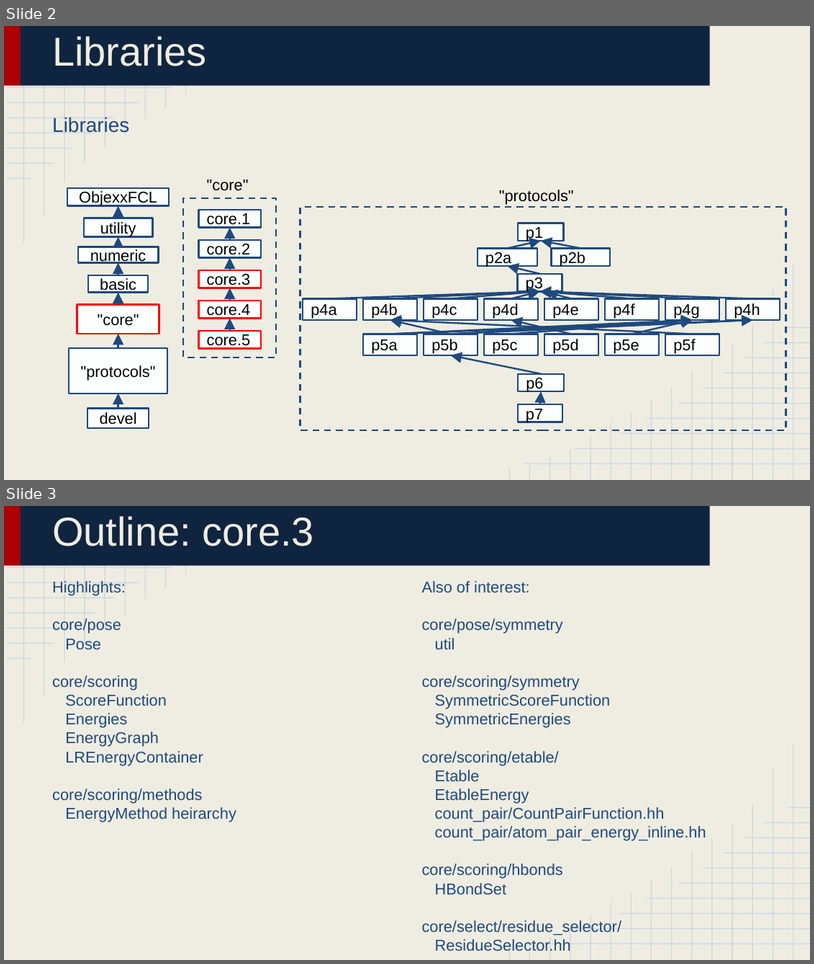
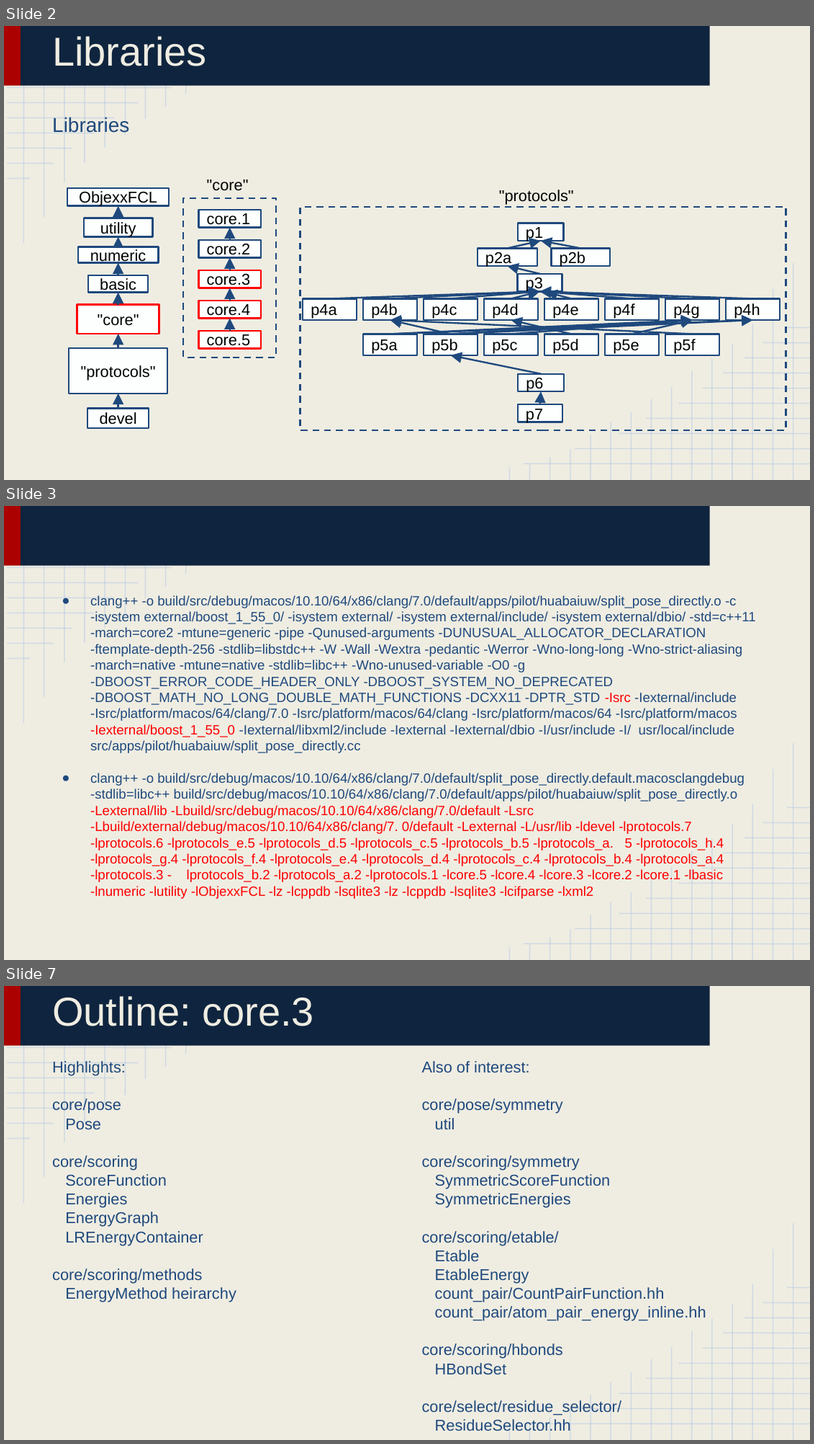
Before and after one commit to huabaiuw/prepare_bootcamp_2016_Aug, a slide deck: Lecture 4_ Library Structure 3.pptx. Shown one above the other, each under a label of ours: slides 2 and 3 before the commit, slides 2, 3 and 7 after it; the slides between them are not shown. The pictures are 814x964 and 814x1444 pixels, drawn with LibreOffice and Linux fonts; fonts in the diff are those of the drawing. Boxes give left, top, right and bottom in pixels: in the first picture for what was removed or moved away, otherwise in the second. Text is boxed around its words. In the diff, an @@ line names an element or a change of style, - is before the commit and + after.

```diff
--- a/Lecture 4_ Library Structure 3.pptx
+++ b/Lecture 4_ Library Structure 3.pptx
@@ slide 3 added at [4, 506, 810, 960], background #EFEDE2; not listed: 52 template elements that a slide beside it also shows @@
@@ text added at [90, 595, 756, 898], 12 pt, text #1F497D @@
+● clang++ -o build/src/debug/macos/10.10/64/x86/clang/7.0/default/apps/pilot/huabaiuw/split_pose_directly.o -c -isystem external/boost_1_55_0/ -isystem external/ -isystem external/include/ -isystem external/dbio/ -std=c++11 -march=core2 -mtune=generic -pipe -Qunused-arguments -DUNUSUAL_ALLOCATOR_DECLARATION -ftemplate-depth-256 -stdlib=libstdc++ -W -Wall -Wextra -pedantic -Werror -Wno-long-long -Wno-strict-aliasing -march=native -mtune=native -stdlib=libc++ -Wno-unused-variable -O0 -g -DBOOST_ERROR_CODE_HEADER_ONLY -DBOOST_SYSTEM_NO_DEPRECATED -DBOOST_MATH_NO_LONG_DOUBLE_MATH_FUNCTIONS -DCXX11 -DPTR_STD -Isrc -Iexternal/include -Isrc/platform/macos/64/clang/7.0 -Isrc/platform/macos/64/clang -Isrc/platform/macos/64 -Isrc/platform/macos -Iexternal/boost_1_55_0 -Iexternal/libxml2/include -Iexternal -Iexternal/dbio -I/usr/include -I/ usr/local/include src/apps/pilot/huabaiuw/split_pose_directly.cc
+● clang++ -o build/src/debug/macos/10.10/64/x86/clang/7.0/default/split_pose_directly.default.macosclangdebug -stdlib=libc++ build/src/debug/macos/10.10/64/x86/clang/7.0/default/apps/pilot/huabaiuw/split_pose_directly.o -Lexternal/lib -Lbuild/src/debug/macos/10.10/64/x86/clang/7.0/default -Lsrc -Lbuild/external/debug/macos/10.10/64/x86/clang/7. 0/default -Lexternal -L/usr/lib -ldevel -lprotocols.7 -lprotocols.6 -lprotocols_e.5 -lprotocols_d.5 -lprotocols_c.5 -lprotocols_b.5 -lprotocols_a. 5 -lprotocols_h.4 -lprotocols_g.4 -lprotocols_f.4 -lprotocols_e.4 -lprotocols_d.4 -lprotocols_c.4 -lprotocols_b.4 -lprotocols_a.4 -lprotocols.3 - lprotocols_b.2 -lprotocols_a.2 -lprotocols.1 -lcore.5 -lcore.4 -lcore.3 -lcore.2 -lcore.1 -lbasic -lnumeric -lutility -lObjexxFCL -lz -lcppdb -lsqlite3 -lz -lcppdb -lsqlite3 -lcifparse -lxml2
@@ what was slide 3 is now slide 7 @@
```
Also in this commit, not shown: 8 slides changed, 5 other slides added, 1 slide removed, 3 other files.
